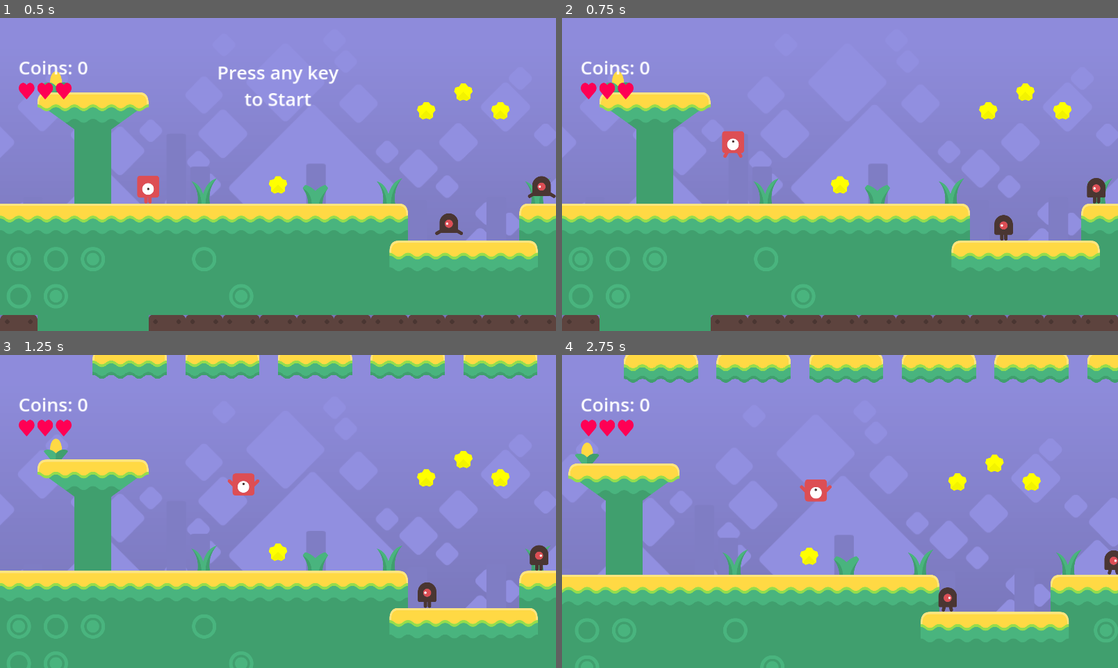
Above: before the commit, frames 1-4 (two rows, left to right).
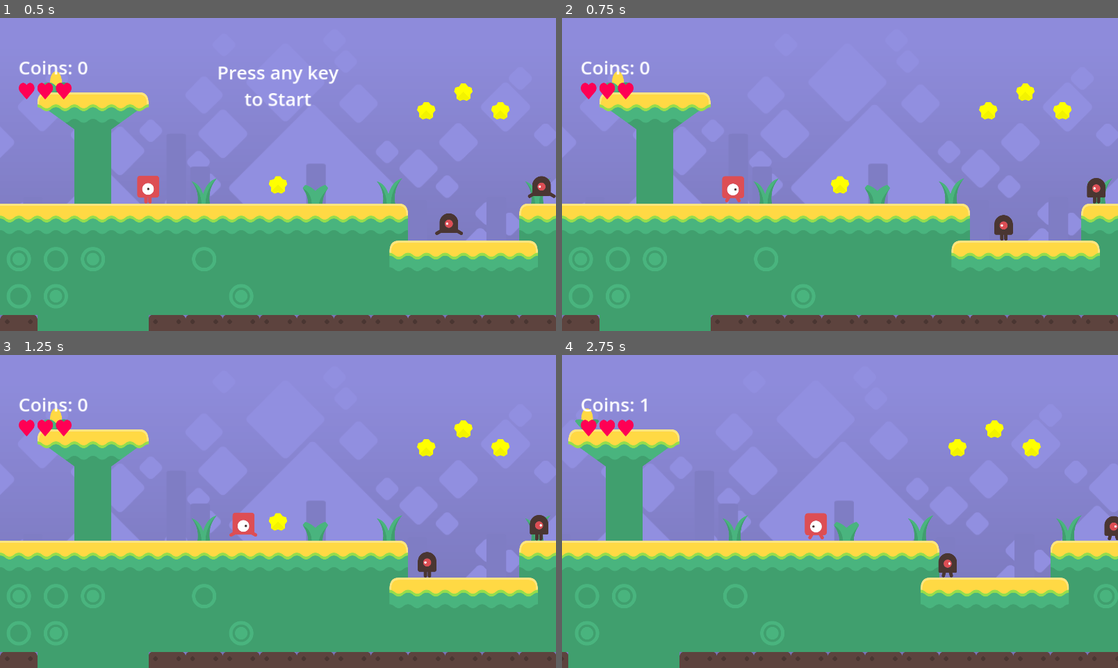
Above: after the commit, the same moments.

Repository: endlessm/moddable-platformer
Game: Godot game, scene res://main.tscn
Same seed, same stepped clock (60 frames per second), same inputs: the game is played once before the commit and once after it.
Inputs:
- Up to frame 1 (0.5 s): no input
- Up to frame 2 (0.75 s): tap Enter (ui_accept) at 0.5 s; hold Right (player_1_right) from 0.53 s (still down); tap A (player_2_left) at 0.6 s
- Up to frame 3 (1.25 s): keep holding Right (player_1_right); tap Enter (ui_accept) at 0.77, 1.07 s; tap D (player_2_right) at 0.8 s
- Up to frame 4 (2.75 s): tap D (player_2_right) at 1.35 s; tap Enter (ui_accept) at 1.52, 1.82, 2.3 s; tap W (player_2_up) at 1.55, 2.1 s; release Right (player_1_right) at 2.03 s; hold Left (player_1_left) from 2.03 s (still down)

Frame 1 is identical in both runs. In frame 2, 0.6% of the frame differs, in the area x 28-33%, y 36-59%; in frame 3, 31%; in frame 4, 33%, in the area x 0-100%, y 0-100%.

Commit message:
Player: Add player property
This property tells which player controls the character. It can be
player one, two or both.

Add a constant dict holding the mapping from player to input actions.

Add helper functions to Action.just_pressed(), Action.just_released(),
Action.get_axis() that consider when both players control this
character.

https://github.com/endlessm/moddable-platformer/issues/8

Diff:
--- a/scripts/global.gd
+++ b/scripts/global.gd
@@ -9,6 +9,7 @@
 signal timer_added
 
 enum Endings { WIN, LOSE }
+enum Player { ONE, TWO, BOTH }
 
 ## Timer for finishing the level.
 var timer: Timer
--- a/scripts/player.gd
+++ b/scripts/player.gd
@@ -2,6 +2,24 @@
 class_name Player
 extends CharacterBody2D
 ## A player's character, which can walk, jump, and stomp on enemies.
+
+const _PLAYER_ACTIONS = {
+	Global.Player.ONE:
+	{
+		"jump": "player_1_up",
+		"left": "player_1_left",
+		"right": "player_1_right",
+	},
+	Global.Player.TWO:
+	{
+		"jump": "player_2_up",
+		"left": "player_2_left",
+		"right": "player_2_right",
+	},
+}
+
+## Which player controls this character?
+@export var player: Global.Player = Global.Player.ONE
 
 ## Use this to change the sprite frames of your character.
 @export var sprite_frames: SpriteFrames = _initial_sprite_frames:
@@ -104,6 +122,43 @@
 	_jump()
 
 
+func _player_just_pressed(action):
+	if player == Global.Player.BOTH:
+		return (
+			Input.is_action_just_pressed(_PLAYER_ACTIONS[Global.Player.ONE][action])
+			or Input.is_action_just_pressed(_PLAYER_ACTIONS[Global.Player.TWO][action])
+		)
+	return Input.is_action_just_pressed(_PLAYER_ACTIONS[player][action])
+
+
+func _player_just_released(action):
+	if player == Global.Player.BOTH:
+		return (
+			Input.is_action_just_released(_PLAYER_ACTIONS[Global.Player.ONE][action])
+			or Input.is_action_just_released(_PLAYER_ACTIONS[Global.Player.TWO][action])
+		)
+	return Input.is_action_just_released(_PLAYER_ACTIONS[player][action])
+
+
+func _get_player_axis(action_a, action_b):
+	if player == Global.Player.BOTH:
+		return clamp(
+			(
+				Input.get_axis(
+					_PLAYER_ACTIONS[Global.Player.ONE][action_a],
+					_PLAYER_ACTIONS[Global.Player.ONE][action_b]
+				)
+				+ Input.get_axis(
+					_PLAYER_ACTIONS[Global.Player.TWO][action_a],
+					_PLAYER_ACTIONS[Global.Player.TWO][action_b]
+				)
+			),
+			-1,
+			1
+		)
+	return Input.get_axis(_PLAYER_ACTIONS[player][action_a], _PLAYER_ACTIONS[player][action_b])
+
+
 func _physics_process(delta):
 	# Don't move if there are no lives left.
 	if Global.lives <= 0:
@@ -114,7 +169,7 @@
 		coyote_timer = (coyote_time + delta)
 		double_jump_armed = false
 
-	if Input.is_action_just_pressed("ui_accept"):
+	if _player_just_pressed("jump"):
 		jump_buffer_timer = (jump_buffer + delta)
 
 	if jump_buffer_timer > 0 and (double_jump_armed or coyote_timer > 0):
@@ -122,7 +177,7 @@
 
 	# Reduce velocity if the player lets go of the jump key before the apex.
 	# This allows controlling the height of the jump.
-	if Input.is_action_just_released("ui_accept") and velocity.y < 0:
+	if _player_just_released("jump") and velocity.y < 0:
 		velocity.y *= (1 - (jump_cut_factor / 100.00))
 
 	# Add the gravity.
@@ -131,7 +186,7 @@
 
 	# Get the input direction and handle the movement/deceleration.
 	# As good practice, you should replace UI actions with custom gameplay actions.
-	var direction = Input.get_axis("ui_left", "ui_right")
+	var direction = _get_player_axis("left", "right")
 	if direction:
 		velocity.x = move_toward(
 			velocity.x,
